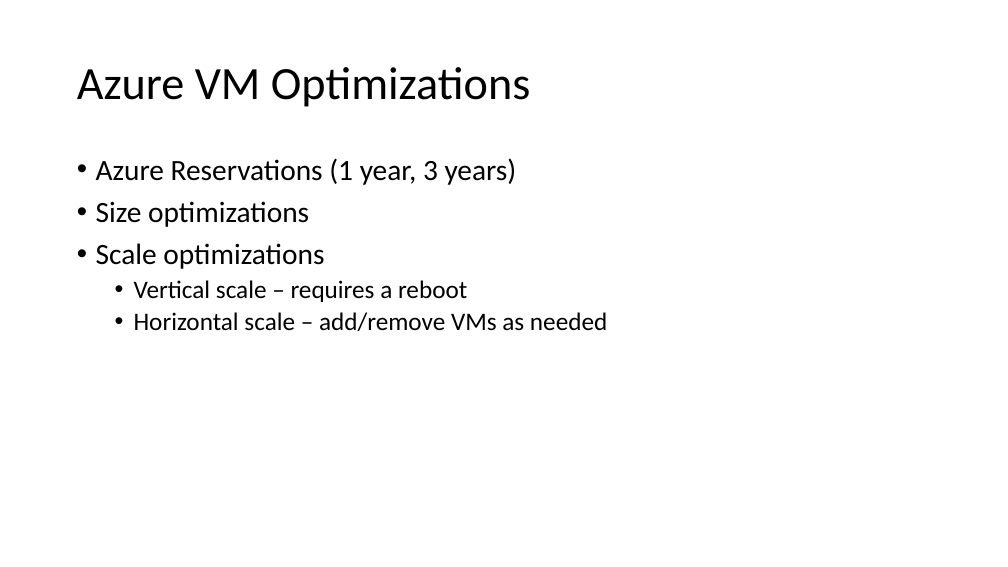
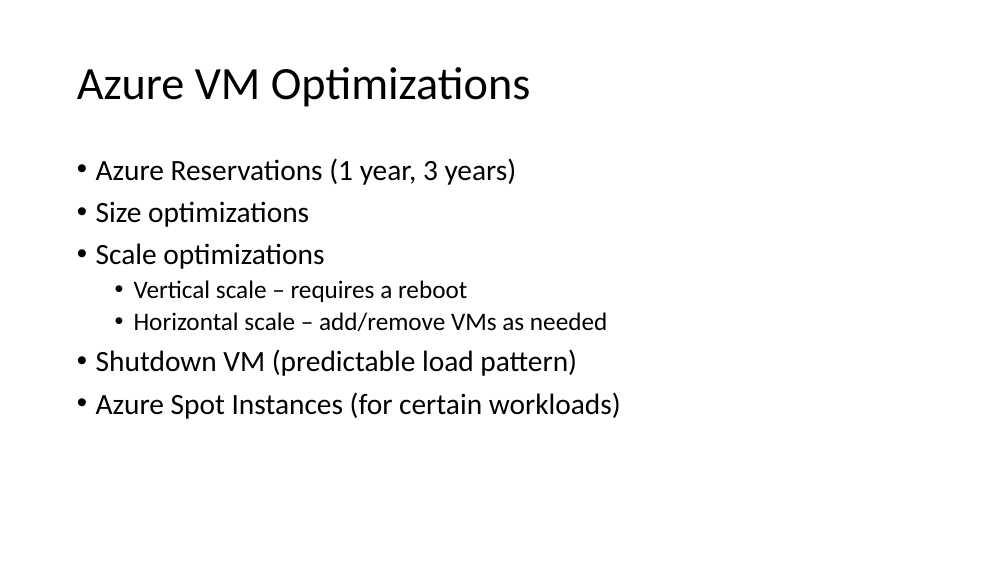
Before and after one commit to peterperov/MSFTCSA, a slide deck: slide 32 of 104-FinOps/Azure FinOps - Introduction.pptx (slide 20 before the commit). Drawn at 1008x567 pixels with LibreOffice and Linux fonts; fonts in the diff are those of the drawing. Boxes give left, top, right and bottom in pixels: in the first picture for what was removed or moved away, otherwise in the second. Text is boxed around its words. In the diff, an @@ line names an element or a change of style, - is before the commit and + after.

```diff
--- a/104-FinOps/Azure FinOps - Introduction.pptx
+++ b/104-FinOps/Azure FinOps - Introduction.pptx
@@ text at [96,349,621,419]: paragraphs added @@
+• Shutdown VM (predictable load pattern)
+• Azure Spot Instances (for certain workloads)
```
Also in this commit, not shown: 10 other slides changed, 15 slides added.
